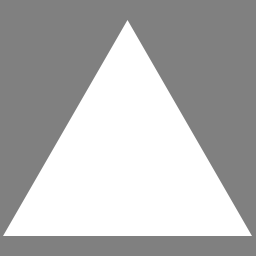
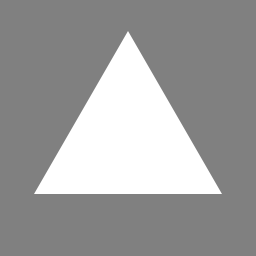
The second (256, 256) image is a revision of the first. Changes to its layers:
painted on "Polygon 1" over (x1=3, y1=20, x2=252, y2=236)
